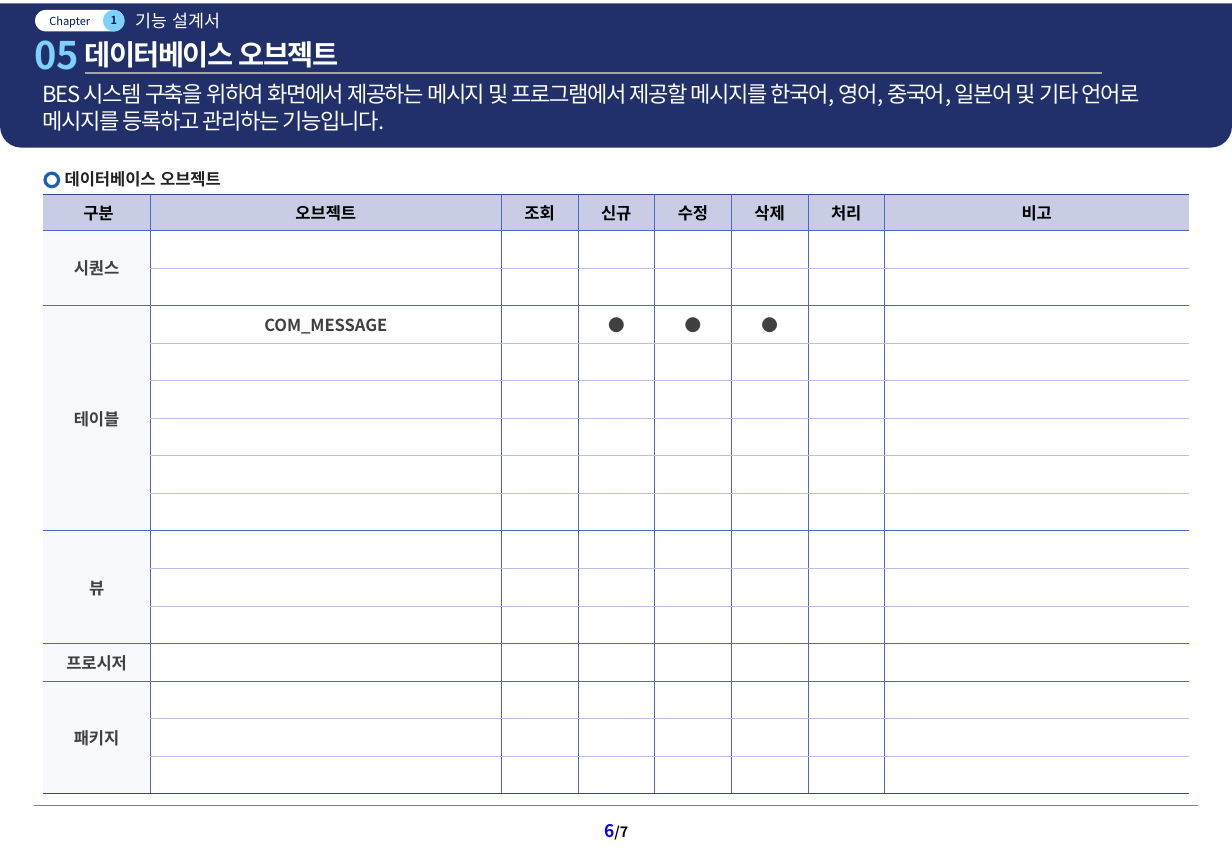
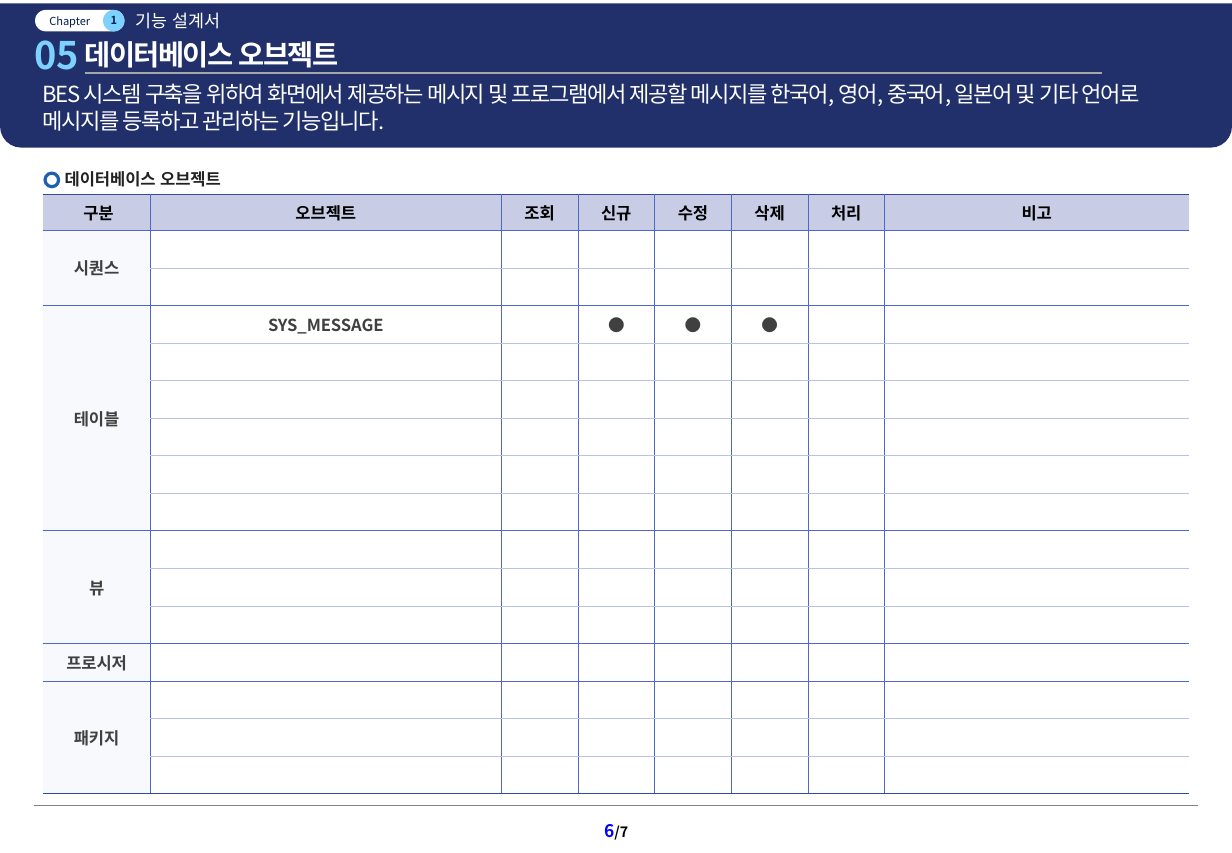
Before and after one commit to bes-erp/bes20261001, a slide deck: slide 7 of src/main/bes-doc/120.기능 설계서/[BES] COM12000M.메시지등록_20261103_v1.0.pptx. Drawn at 1232x853 pixels with LibreOffice and Linux fonts; fonts in the diff are those of the drawing; background and template pictures are left out. Boxes give left, top, right and bottom in pixels: in the first picture for what was removed or moved away, otherwise in the second. Text is boxed around its words. In the diff, an @@ line names an element or a change of style, - is before the commit and + after.

```diff
--- a/src/main/bes-doc/120.기능 설계서/[BES] COM12000M.메시지등록_20261103_v1.0.pptx
+++ b/src/main/bes-doc/120.기능 설계서/[BES] COM12000M.메시지등록_20261103_v1.0.pptx
@@ table at (43,195,1188,794) @@
-row 4, column 2: COM_MESSAGE
+row 4, column 2: SYS_MESSAGE
```
Also in this commit, not shown: 1 other slide changed, 8 other files.
